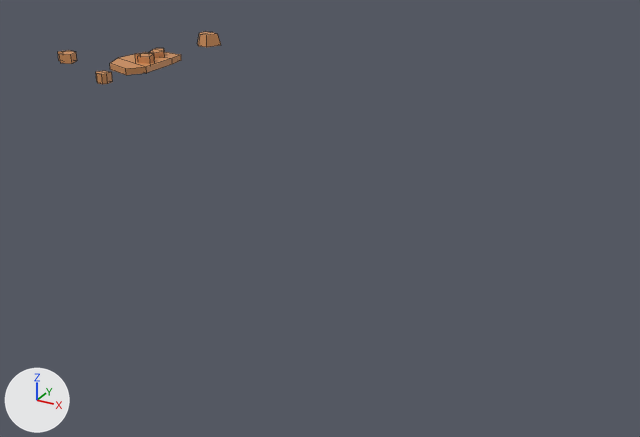
One commit to the FBX model Assets/Models/Sand rocks/SandRocks15_LOD1.fbx: the scene before it, then after it.
Rendered twice from a 50 mm lens placed at (3.37, -4.0, 1.27), pointed at (1.59, -0.75, -0.36). The axes (+X, +Y, +Z) are drawn at lower left. The lights are the same throughout. Mesh edges are drawn as thin lines.
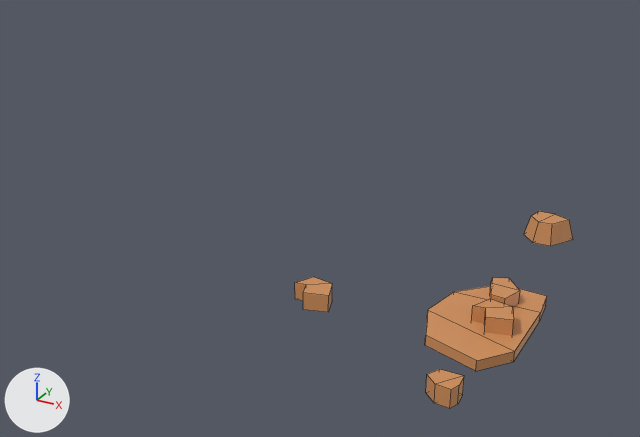
Changed parts and their boxes [x1, y1, x2, y2] in the pictures (640 x 437 px; the box of a moved part takes in the faces that stretch with it):
'Plane.174', reshaped, moved, turned, rescaled: before [58, 32, 221, 84]; after [295, 211, 573, 409]
part 1 of me_plane_247, moved or reshaped: before [58, 50, 77, 64]; after [295, 277, 332, 312]
part 2 of me_plane_247, moved or reshaped: before [96, 71, 113, 84]; after [426, 369, 464, 409]
part 3 of me_plane_247, moved or reshaped: before [197, 32, 221, 47]; after [524, 211, 573, 246]
part 4 of me_plane_247, moved or reshaped: before [149, 48, 165, 58]; after [490, 278, 520, 307]
part 5 of me_plane_247, moved or reshaped: before [135, 52, 154, 64]; after [472, 299, 514, 336]
part 6 of me_plane_247, moved or reshaped: before [110, 52, 181, 75]; after [425, 286, 547, 371]

Diff of the bpy script that builds the scene:
```diff
--- a/Assets/Models/Sand rocks/SandRocks15_LOD1.fbx.py
+++ b/Assets/Models/Sand rocks/SandRocks15_LOD1.fbx.py
@@ me_plane_247 @@
 me_plane_247.from_pydata(...)  # 76 vertices, 64 faces; spans x -0.486..0.317, y -0.44..0.579, z -0.006..0.074
 # used by ob_plane_174; location = (0.0, 0.0, 0.0); rotation_euler = (0.0, 0.0, -0.668), in degrees (0, 0, -38)
-me_plane_247.vertices[0].co = (-0.155, -0.004, 0.0)
-me_plane_247.vertices[1].co = (0.189, -0.143, 0.0)  # pixel (126, 75)
-me_plane_247.vertices[2].co = (-0.091, -0.129, 0.0)
-me_plane_247.vertices[3].co = (0.028, -0.202, 0.0)  # pixel (110, 69)
-me_plane_247.vertices[4].co = (-0.141, 0.153, 0.0)
-me_plane_247.vertices[5].co = (-0.028, 0.232, 0.0)  # pixel (181, 60)
-me_plane_247.vertices[6].co = (0.045, 0.159, 0.0)  # pixel (172, 64)
-me_plane_247.vertices[7].co = (0.19, -0.027, 0.0)  # pixel (146, 73)
-me_plane_247.vertices[8].co = (-0.155, -0.004, 0.035)  # pixel (136, 53)
-me_plane_247.vertices[9].co = (-0.141, 0.153, 0.035)  # pixel (163, 51)
-me_plane_247.vertices[10].co = (-0.091, -0.129, 0.035)  # pixel (118, 57)
-me_plane_247.vertices[11].co = (0.189, -0.143, 0.035)  # pixel (125, 68)
-me_plane_247.vertices[12].co = (0.028, -0.202, 0.035)  # pixel (109, 63)
-me_plane_247.vertices[13].co = (-0.028, 0.232, 0.035)  # pixel (181, 54)
-me_plane_247.vertices[14].co = (0.045, 0.159, 0.035)  # pixel (172, 58)
-me_plane_247.vertices[15].co = (0.19, -0.027, 0.035)  # pixel (146, 66)
+# me_plane_247 part 1: the loose piece of 12 vertices spanning x -0.347..-0.221, y -0.44..-0.341, z -0.006..0.048 is turned -90 degrees about the x axis through the mesh origin and scaled by 100
+# me_plane_247 part 2: the loose piece of 12 vertices spanning x 0.231..0.317, y -0.32..-0.237, z -0.006..0.048 is turned -90 degrees about the x axis through the mesh origin and scaled by 100
+# me_plane_247 part 3: the loose piece of 12 vertices spanning x -0.486..-0.339, y 0.439..0.579, z -0.006..0.066 is turned -90 degrees about the x axis through the mesh origin and scaled by 100
+# me_plane_247 part 4: the loose piece of 12 vertices spanning x -0.121..0.001, y 0.042..0.146, z 0.011..0.065 is turned -90 degrees about the x axis through its middle and scaled by 100, then moved by (-5.93, 2.734, -9.467)
+# me_plane_247 part 5: the loose piece of 12 vertices spanning x -0.004..0.122, y -0.048..0.051, z 0.019..0.074 is turned -90 degrees about the x axis through its middle and scaled by 100, then moved by (5.803, 3.52, -0.201)
+# me_plane_247 part 6
+me_plane_247.vertices[0].co = (-15.542, -1.77, 0.439)
+me_plane_247.vertices[1].co = (18.89, -1.77, 14.252)  # pixel (475, 371)
+me_plane_247.vertices[2].co = (-9.086, -1.77, 12.916)  # pixel (427, 319)
+me_plane_247.vertices[3].co = (2.812, -1.77, 20.247)  # pixel (424, 345)
+me_plane_247.vertices[4].co = (-14.098, -1.77, -15.343)
+me_plane_247.vertices[5].co = (-2.752, -1.77, -23.209)  # pixel (545, 305)
+me_plane_247.vertices[6].co = (4.478, -1.77, -15.875)  # pixel (539, 321)
+me_plane_247.vertices[7].co = (18.982, -1.77, 2.698)  # pixel (513, 361)
+me_plane_247.vertices[8].co = (-15.542, 1.427, 0.439)  # pixel (454, 291)
+me_plane_247.vertices[9].co = (-14.098, 1.427, -15.343)
+me_plane_247.vertices[10].co = (-9.086, 1.427, 12.916)  # pixel (427, 309)
+me_plane_247.vertices[11].co = (18.89, 1.427, 14.252)  # pixel (476, 360)
+me_plane_247.vertices[12].co = (2.812, 1.427, 20.247)  # pixel (425, 335)
+me_plane_247.vertices[13].co = (-2.752, 1.427, -23.209)  # pixel (546, 295)
+me_plane_247.vertices[14].co = (4.478, 1.427, -15.875)  # pixel (540, 312)
+me_plane_247.vertices[15].co = (18.982, 1.427, 2.698)  # pixel (514, 351)
 me_plane_247.materials.append(mat_sand)
@@ ob_plane_174 @@
 ob_plane_174 = bpy.data.objects.new('Plane.174', me_plane_247)
-ob_plane_174.location = (0.0, 0.0, 0.0)
-ob_plane_174.rotation_euler = (0.0, 0.0, -0.668)  # degrees (0, 0, -38)
+ob_plane_174.location = (2.729, -1.867, 0.0)
+ob_plane_174.rotation_euler = (1.571, 0.0, -0.668)  # degrees (90, 0, -38)
+ob_plane_174.scale = (0.01, 0.01, 0.01)
```
